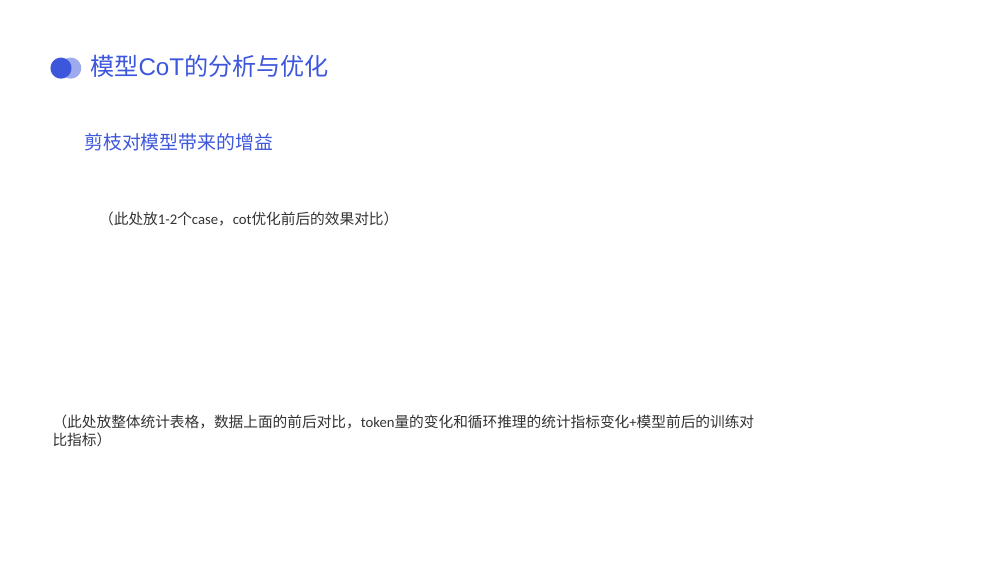
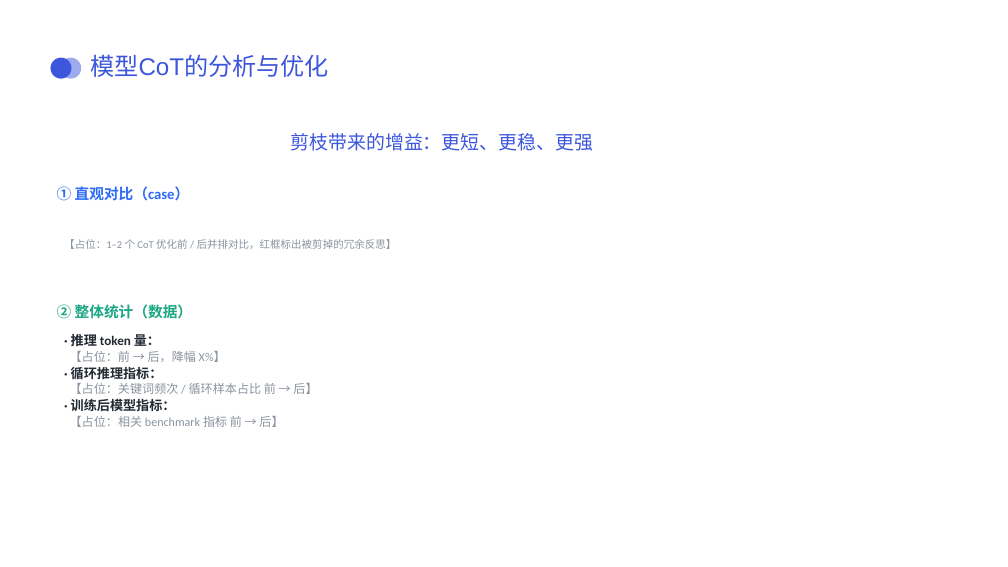
Before and after one commit to cocoastar/Anything, a slide deck: slide 10 of 答辩.pptx. Drawn at 1008x567 pixels with LibreOffice and Linux fonts; fonts in the diff are those of the drawing; background and template pictures are left out. Boxes give left, top, right and bottom in pixels: in the first picture for what was removed or moved away, otherwise in the second. Text is boxed around its words. In the diff, an @@ line names an element or a change of style, - is before the commit and + after.

```diff
--- a/答辩.pptx
+++ b/答辩.pptx
@@ text at (x1=291, y1=133, x2=593, y2=151): text changed @@
-剪枝对模型带来的增益
+剪枝带来的增益：更短、更稳、更强
@@ text added at (x1=57, y1=186, x2=190, y2=201), 28 pt, text #2F6BF6, bold @@
+① 直观对比（case）
@@ text added at (x1=64, y1=239, x2=397, y2=249), 20 pt, text #8A939E @@
+【占位：1–2 个 CoT 优化前 / 后并排对比，红框标出被剪掉的冗余反思】
@@ text removed at (x1=99, y1=211, x2=398, y2=226) @@
-（此处放1-2个case，cot优化前后的效果对比）
@@ text added at (x1=57, y1=304, x2=192, y2=319), 28 pt, text #1BA784, bold @@
+② 整体统计（数据）
@@ text added at (x1=70, y1=332, x2=317, y2=427), 23 pt, text #8A939E @@
+· 推理 token 量：
+【占位：前 → 后，降幅 X%】
+· 循环推理指标：
+【占位：关键词频次 / 循环样本占比 前 → 后】
+· 训练后模型指标：
+【占位：相关 benchmark 指标 前 → 后】
@@ text removed at (x1=53, y1=414, x2=755, y2=446) @@
-（此处放整体统计表格，数据上面的前后对比，token量的变化和循环推理的统计指标变化+模型前后的训练对比指标）
```
Also in this commit, not shown: 11 other slides changed.
